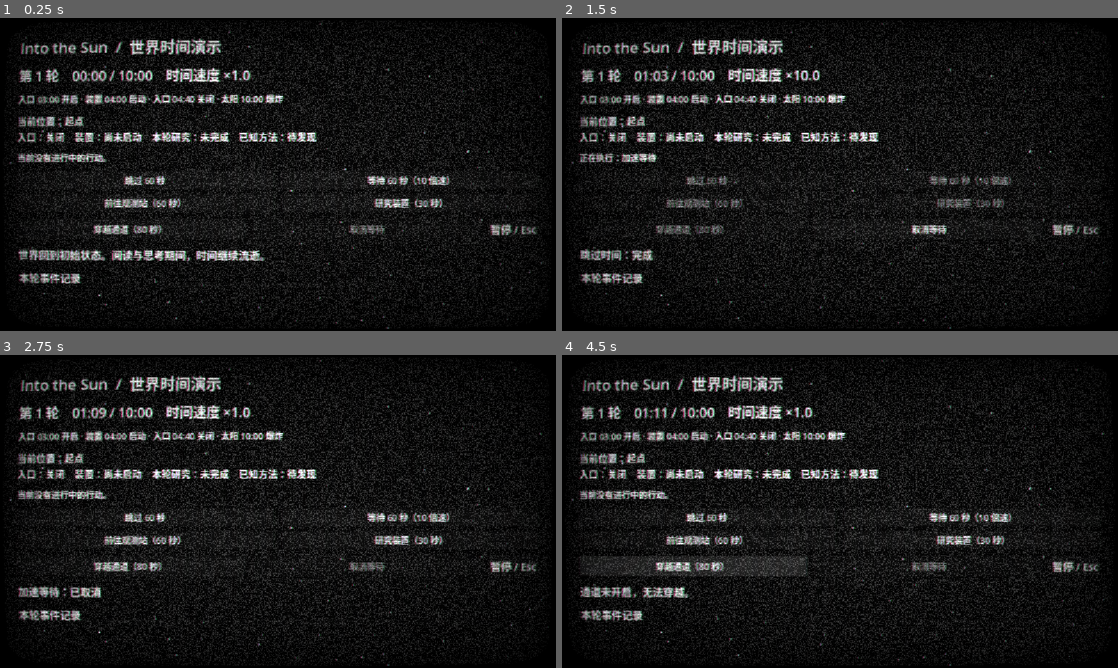
Above: before the commit, frames 1-4 (two rows, left to right).
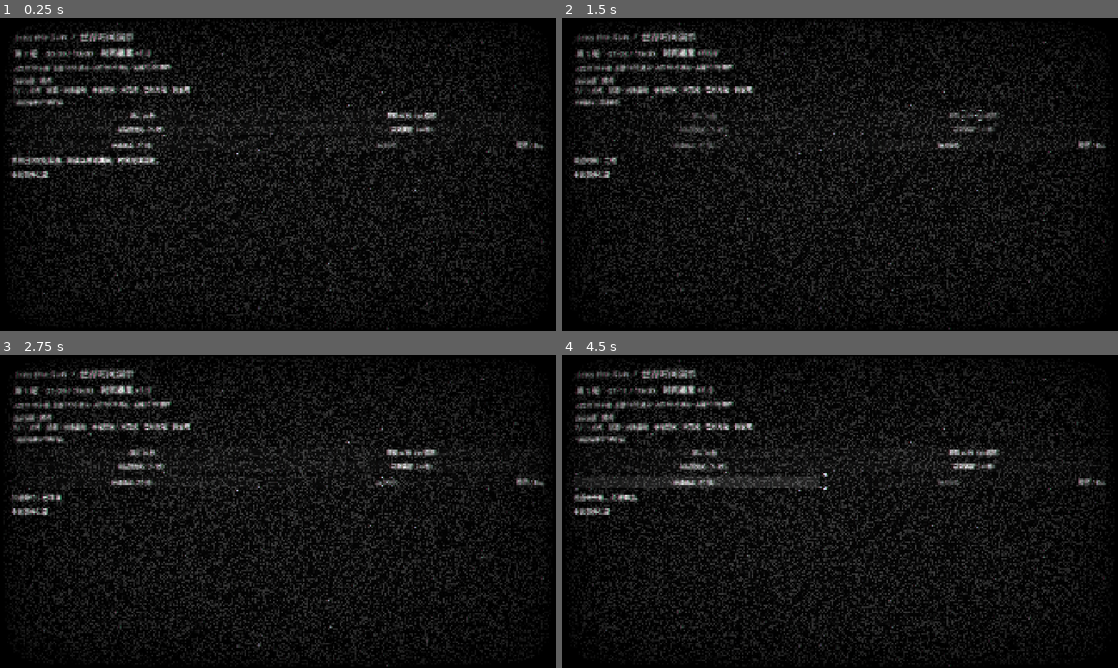
Above: after the commit, the same moments.

Repository: widemind/godot_aiworld
Game: Godot game, scene res://scenes/time_system_demo.tscn
Same seed, same stepped clock (60 frames per second), same inputs: the game is played once before the commit and once after it.
Inputs:
- Up to frame 1 (0.25 s): no input
- Up to frame 2 (1.5 s): click "跳过 60 秒" at 0.5 s; click "等待 60 秒（10 倍速）" at 1.25 s
- Up to frame 3 (2.75 s): click "取消等待" at 2 s
- Up to frame 4 (4.5 s): click "前往观测站（60 秒）" at 2.75 s; click "研究装置（30 秒）" at 3.5 s; click "穿越通道（80 秒）" at 4.25 s

The runs differ from the first frame. In frame 1, 34% of the frame differs, in the area x 0-99%, y 0-100%; in frame 2, 33%; in frame 3, 34%; in frame 4, 35%, in the area x 1-99%, y 0-100%.

Commit message:
鼠标指针效果

Diff:
--- a/project.godot
+++ b/project.godot
@@ -22,10 +22,13 @@
 WorldState="*uid://c0qb4hn133dyv"
 ActionController="*uid://2hjtmbmcjhae"
 PauseController="*uid://c6mlute8pgrcc"
+GameCursor="*res://scenes/game_cursor.tscn"
 GlobalCRT="*res://scenes/global_crt.tscn"
 
 [display]
 
+window/size/viewport_width=1920
+window/size/viewport_height=1080
 window/stretch/mode="canvas_items"
 window/stretch/aspect="expand"
 
--- /dev/null
+++ b/scenes/game_cursor.tscn
@@ -0,0 +1,17 @@
+[gd_scene load_steps=2 format=3]
+
+[ext_resource type="Script" path="res://scripts/ui/game_cursor.gd" id="1_cursor"]
+
+[node name="GameCursor" type="CanvasLayer"]
+process_mode = 3
+layer = 100
+
+[node name="Pointer" type="Control" parent="."]
+layout_mode = 3
+anchors_preset = 15
+anchor_right = 1.0
+anchor_bottom = 1.0
+grow_horizontal = 2
+grow_vertical = 2
+mouse_filter = 2
+script = ExtResource("1_cursor")
--- a/scenes/time_system_demo.tscn
+++ b/scenes/time_system_demo.tscn
@@ -12,4 +12,4 @@
 grow_vertical = 2
 script = ExtResource("1_demo")
 
-[node name="StarfieldBackground" parent="." instance=ExtResource("2_background")]
+[node name="StarfieldBackground" parent="." unique_id=623105282 instance=ExtResource("2_background")]
--- a/scripts/time/time_system_demo.gd
+++ b/scripts/time/time_system_demo.gd
@@ -2,6 +2,7 @@
 ## 供开发阶段直接体验时间规则；未来地点场景可复用相同服务。
 
 const TIMELINE: WorldTimeline = preload("res://resources/time/demo_timeline.tres")
+const CURSOR_FRAME_BUTTON: Script = preload("res://scripts/ui/cursor_frame_button.gd")
 
 var _clock_label: Label
 var _state_label: Label
@@ -77,7 +78,7 @@
 	column.add_child(second_row)
 	_add_button(second_row, "穿越通道（80 秒）", _cross_passage)
 	_add_button(second_row, "取消等待", func() -> void: ActionController.cancel_action())
-	var pause_button := Button.new()
+	var pause_button: Button = CURSOR_FRAME_BUTTON.new()
 	pause_button.text = "暂停 / Esc"
 	pause_button.add_theme_font_size_override("font_size", 22)
 	pause_button.pressed.connect(func() -> void: PauseController.set_paused(true))
@@ -103,7 +104,7 @@
 
 
 func _add_button(parent: Node, content: String, callback: Callable) -> void:
-	var button := Button.new()
+	var button: Button = CURSOR_FRAME_BUTTON.new()
 	button.text = content
 	button.add_theme_font_size_override("font_size", 18)
 	button.size_flags_horizontal = Control.SIZE_EXPAND_FILL
@@ -123,7 +124,7 @@
 	panel.add_child(box)
 	var label := _add_label(box, content, 32)
 	label.horizontal_alignment = HORIZONTAL_ALIGNMENT_CENTER
-	var button := Button.new()
+	var button: Button = CURSOR_FRAME_BUTTON.new()
 	button.text = button_text
 	button.add_theme_font_size_override("font_size", 26)
 	button.size_flags_horizontal = Control.SIZE_SHRINK_CENTER
--- /dev/null
+++ b/scripts/ui/cursor_frame_button.gd
@@ -0,0 +1,7 @@
+extends Button
+## 将此脚本挂在矩形 Button 上，即可让全局指针平滑框选它。
+## 已有按钮脚本也可以直接加入 cursor_frame_target 分组。
+
+
+func _enter_tree() -> void:
+	add_to_group(&"cursor_frame_target")
--- /dev/null
+++ b/scripts/ui/game_cursor.gd
@@ -0,0 +1,121 @@
+extends Control
+## 全局指针：圆点跟随鼠标，四角平滑框选 cursor_frame_target 组内的按钮。
+
+const TARGET_GROUP: StringName = &"cursor_frame_target"
+
+@export_range(20.0, 100.0, 1.0) var idle_side_length: float = 36.0
+@export_range(2.0, 20.0, 0.5) var corner_length: float = 8.0
+@export_range(1.0, 5.0, 0.5) var line_width: float = 2.0
+@export_range(1.0, 6.0, 0.5) var dot_radius: float = 2.5
+@export_range(0.0, 20.0, 1.0) var button_padding: float = 6.0
+@export_range(1.0, 40.0, 1.0) var transition_speed: float = 18.0
+@export var cursor_color: Color = Color(0.92, 0.98, 1.0)
+@export var outline_color: Color = Color(0.02, 0.04, 0.08, 0.85)
+
+var _frame_rect: Rect2
+var _mouse_position: Vector2
+var _initialized: bool = false
+var _was_framing: bool = false
+var _inside_window: bool = true
+var _previous_mouse_mode: Input.MouseMode
+
+
+func _ready() -> void:
+	process_mode = Node.PROCESS_MODE_ALWAYS
+	mouse_filter = Control.MOUSE_FILTER_IGNORE
+	_previous_mouse_mode = Input.mouse_mode
+	Input.mouse_mode = Input.MOUSE_MODE_HIDDEN
+	get_window().mouse_entered.connect(_on_mouse_entered)
+	get_window().mouse_exited.connect(_on_mouse_exited)
+
+
+func _exit_tree() -> void:
+	if Input.mouse_mode == Input.MOUSE_MODE_HIDDEN:
+		Input.mouse_mode = _previous_mouse_mode
+
+
+func _process(delta: float) -> void:
+	var viewport := get_viewport()
+	visible = _inside_window and viewport.get_visible_rect().has_point(viewport.get_mouse_position())
+	if not visible:
+		_initialized = false
+		return
+	var previous_mouse := _mouse_position
+	_mouse_position = get_local_mouse_position()
+	var button := _find_hovered_button()
+	var framing := button != null
+	var target_rect := _idle_rect(_mouse_position)
+	if framing:
+		target_rect = _button_rect(button).grow(button_padding)
+	if not _initialized:
+		_frame_rect = _idle_rect(_mouse_position)
+		_initialized = true
+	elif not framing and not _was_framing:
+		# 普通移动时与圆点同步；收回过程仍跟随鼠标，不留拖尾。
+		_frame_rect.position += _mouse_position - previous_mouse
+	var weight := 1.0 - exp(-transition_speed * delta)
+	_frame_rect.position = _frame_rect.position.lerp(target_rect.position, weight)
+	_frame_rect.size = _frame_rect.size.lerp(target_rect.size, weight)
+	_was_framing = framing
+	queue_redraw()
+
+
+func _find_hovered_button() -> BaseButton:
+	# 以 GUI 实际命中的控件为准，避免框选被弹窗遮挡的底层按钮。
+	var hovered := get_viewport().gui_get_hovered_control()
+	while hovered != null:
+		if hovered is BaseButton:
+			var button := hovered as BaseButton
+			if button.is_in_group(TARGET_GROUP) and not button.disabled and button.can_process():
+				return button
+			return null
+		hovered = hovered.get_parent_control()
+	return null
+
+
+func _idle_rect(center: Vector2) -> Rect2:
+	# 保证正方形边长严格大于直角边长的两倍，四条边中间始终留空。
+	var side := maxf(idle_side_length, corner_length * 2.0 + line_width * 2.0)
+	return Rect2(center - Vector2.ONE * side * 0.5, Vector2.ONE * side)
+
+
+func _button_rect(button: Control) -> Rect2:
+	# 将按钮变换到指针画布；支持窗口缩放、容器布局及不同 CanvasLayer。
+	var transform_to_cursor := get_global_transform_with_canvas().affine_inverse() * button.get_global_transform_with_canvas()
+	var bounds := Rect2(transform_to_cursor * Vector2.ZERO, Vector2.ZERO)
+	for corner in [Vector2(button.size.x, 0.0), button.size, Vector2(0.0, button.size.y)]:
+		bounds = bounds.expand(transform_to_cursor * corner)
+	return bounds
+
+
+func _draw() -> void:
+	if not _initialized:
+		return
+	var start := _frame_rect.position
+	var end := _frame_rect.end
+	var arm := minf(corner_length, minf(_frame_rect.size.x, _frame_rect.size.y) * 0.5 - line_width)
+	arm = maxf(arm, 0.0)
+	_draw_corner(start, Vector2(1.0, 1.0), arm)
+	_draw_corner(Vector2(end.x, start.y), Vector2(-1.0, 1.0), arm)
+	_draw_corner(end, Vector2(-1.0, -1.0), arm)
+	_draw_corner(Vector2(start.x, end.y), Vector2(1.0, -1.0), arm)
+	draw_circle(_mouse_position, dot_radius + 1.0, outline_color, true, -1.0, true)
+	draw_circle(_mouse_position, dot_radius, cursor_color, true, -1.0, true)
+
+
+func _draw_corner(corner: Vector2, direction: Vector2, arm: float) -> void:
+	var points := PackedVector2Array([
+		corner + Vector2(direction.x * arm, 0.0),
+		corner,
+		corner + Vector2(0.0, direction.y * arm),
+	])
+	draw_polyline(points, outline_color, line_width + 2.0, true)
+	draw_polyline(points, cursor_color, line_width, true)
+
+
+func _on_mouse_entered() -> void:
+	_inside_window = true
+
+
+func _on_mouse_exited() -> void:
+	_inside_window = false
Not shown, added: scripts/ui/cursor_frame_button.gd.uid
Not shown, added: scripts/ui/game_cursor.gd.uid
Not shown, changed: README.md
Not shown, added: docs/game_cursor.md
